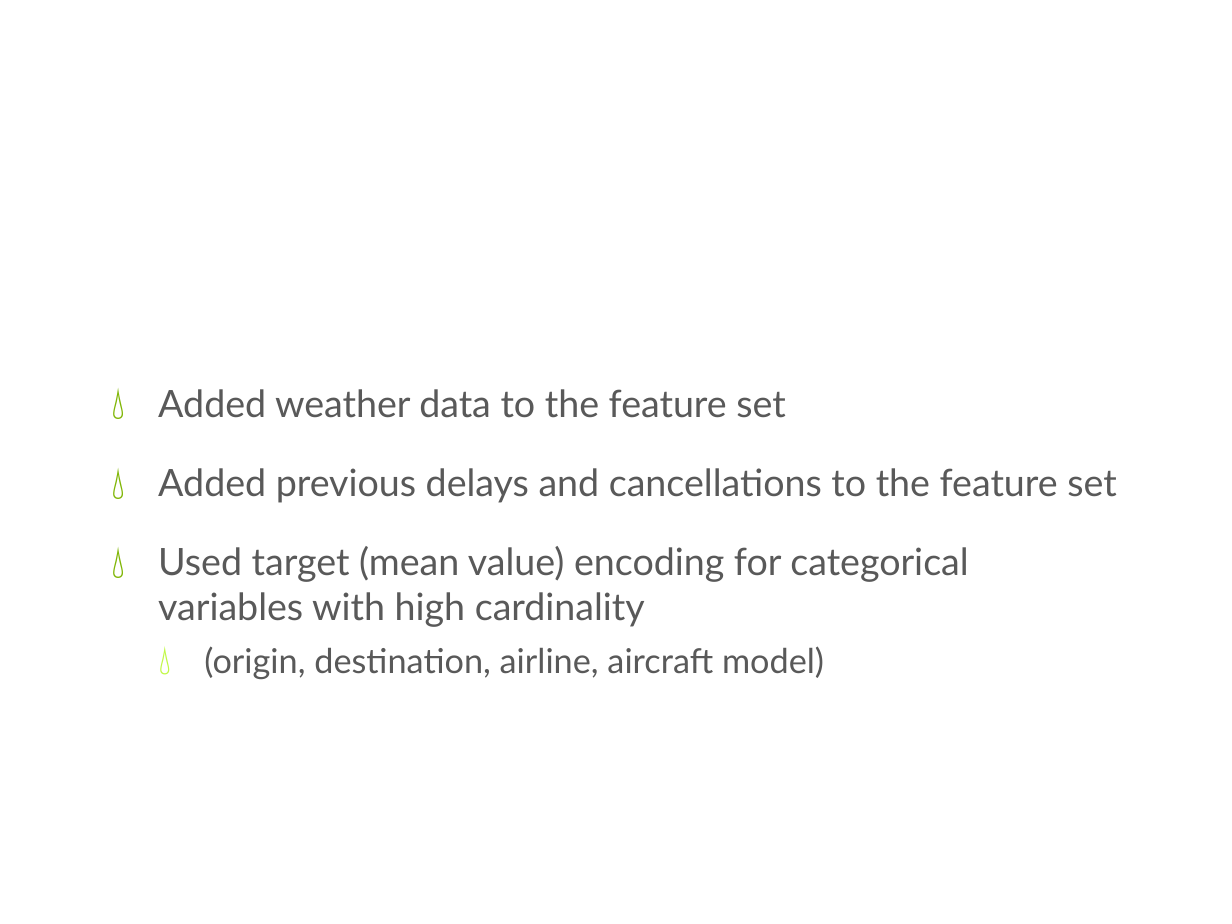
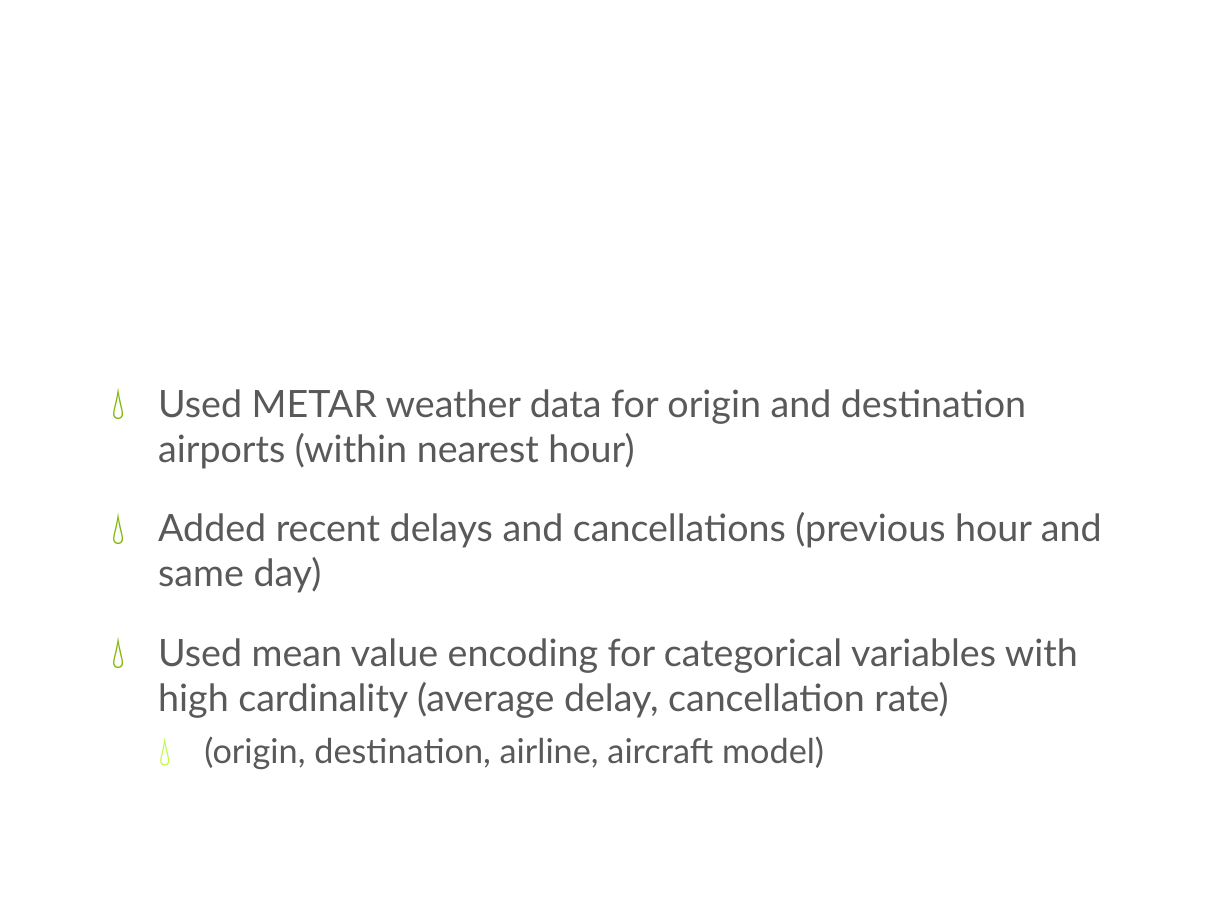
Before and after one commit to dermot-cochran/Interview_data, a slide deck: slide 3 of CaseStudyPresentation.pptx (slide 2 before the commit). Drawn at 1232x924 pixels with LibreOffice and Linux fonts; fonts in the diff are those of the drawing; background and template pictures are left out. Boxes give left, top, right and bottom in pixels: in the first picture for what was removed or moved away, otherwise in the second. Text is boxed around its words. In the diff, an @@ line names an element or a change of style, - is before the commit and + after.

```diff
--- a/CaseStudyPresentation.pptx
+++ b/CaseStudyPresentation.pptx
@@ text at (158,389,1102,718): text changed @@
-💧 Added weather data to the feature set
-💧 Added previous delays and cancellations to the feature set
-💧 Used target (mean value) encoding for categorical variables with high cardinality
+💧 Used METAR weather data for origin and destination airports (within nearest hour)
+💧 Added recent delays and cancellations (previous hour and same day)
+💧 Used mean value encoding for categorical variables with high cardinality (average delay, cancellation rate)
```
Also in this commit, not shown: 4 other slides changed, 1 slide added, 1 other file.
